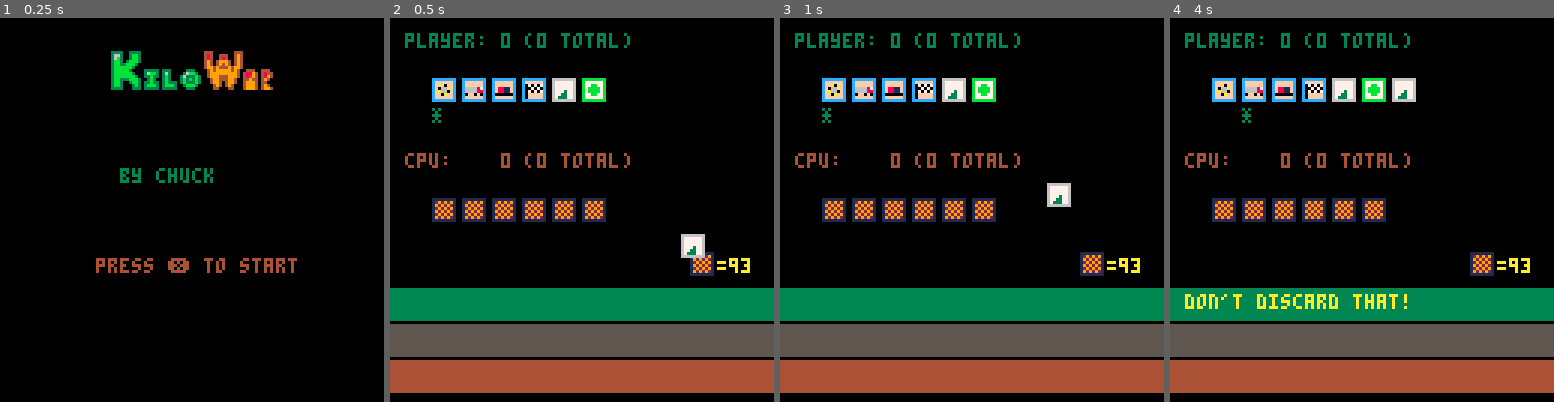
Above: before the commit, frames 1-4 (left to right).
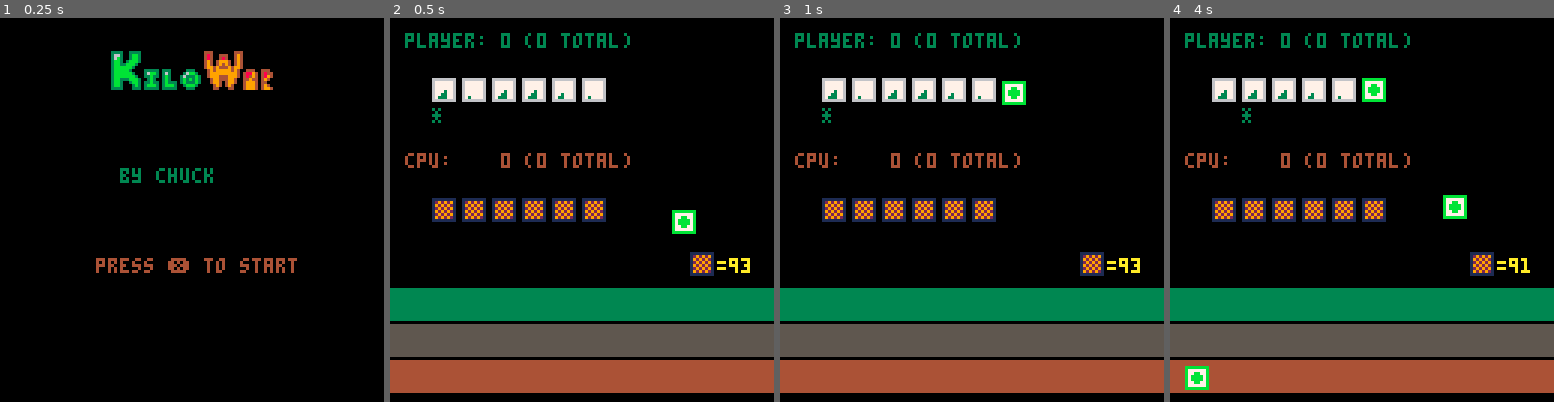
Above: after the commit, the same moments.

Repository: charles-christiansen/kilowar
Game: PICO-8 cartridge kilowar.p8
The game is run twice, just before and just after one commit, with the same random seed, the same clock (stepped at 60 frames per second) and the same inputs.
Inputs:
- Up to frame 1 (0.25 s): no input
- Up to frame 2 (0.5 s): tap X (X key) at 0.33 s
- Up to frame 3 (1 s): tap O (Z key) at 0.7 s
- Up to frame 4 (4 s): tap X (X key) at 1.07, 1.85, 2.97 s; hold Right 1.6-2.1 s; tap O (Z key) every 0.4 s from 1.7 to 3.7 s; hold Up 2.15-2.42 s; hold Right 2.47-3.03 s; hold Left 3.08-3.58 s; hold Down 3.63-3.97 s

Frame 1 is identical in both runs. In frame 2, 2.6% of the frame differs, in the area x 10-83%, y 15-63%; in frame 3, 2.6%; in frame 4, 3.7%, in the area x 3-94%, y 15-97%.

Commit message:
all gameplay rules fully implemented and working

Diff:
--- a/kilowar.p8
+++ b/kilowar.p8
@@ -4,17 +4,13 @@
 --init functions
 
 --TODO:
-----4. finish coup fourre!
--------- cpu play
--------- rotate safety cards?
-----5. finish race over screen showing points earned
+----2. finish race over screen showing points earned
 -------- handle draw condition
 -------- display scores in correct player colors
-----6. match over screen
-----7. difficulty levels
-----8. w-l record save/clear
-----9. better sprites
----10. card legend screen
+----4. difficulty levels
+----5. w-l record save/clear
+----6. better sprites
+----7. card legend screen
 
 function _init()
 	deck = shuffledeck()
@@ -43,7 +39,8 @@
 	cancfcard = nil
 	drawncard = nil
 	multidraw = false
-	cardplayspeed = 0.01
+	safetyplay = 0
+	cardplayspeed = 0.025
 	mode = "start"
 	playercardptr = 1
 	deckx = 100
@@ -74,8 +71,9 @@
 	windelay = 0
 	winsafe = 0
 	winext = 0
-
-	cheat = true
+	wincol = 7
+
+	cheat = false
 	palt(14,true)
 	palt(0,false)
 end
@@ -152,6 +150,8 @@
 		update_start()
 	elseif mode == "raceover" then
 		update_raceover()
+	elseif mode == "matchover" then
+		update_matchover()
 	else
 		update_game()
 	end
@@ -170,28 +170,22 @@
 	end
 end
 
+function update_matchover()
+	if btnp(5) then
+		newmatch()
+		mode = "game"
+	end
+end
+
 function update_game()
 	-- check for race win condition
 	if #racewinner == 0 and not drawupinprogress and not turninprogress and not playinprogress and not discardinprogress then
 		racewinner = isracewon()
 	end
 	if matchover then
-		debug = "*** "..matchwinner.." wins the match ***"
-		cpudebug = "press ❎ to start a new match!"
-		if btnp(5) then
-			newmatch()
-		end
+		mode = "matchover"
 	elseif raceover then
 		mode = "raceover"
---		if racewinner == "draw" then
---			debug = "nobody finished the race"
---		else
---			debug = racewinner.." wins!"
---		end
---		cpudebug = "press ❎ to start the next race!"
---		if btnp(5) then
---			newrace()
---		end
 	elseif #racewinner > 0 then
 		if curgoal == stdgoal then
 			if racewinner == "player" then
@@ -280,15 +274,29 @@
 		end
 
 		if cancf then
-			cpudebug = "⬆️ to coup fourre!"
-			if btnp(2) then
-				playcoupfourre(player,cpu)
-				playinprogress = false
-				turninprogress = false
-				cancf = false
-				iscf = true
-			end
-		else
+			if currentplayer.name==player.name then
+				-- cpu can coup fourre
+				-- cpu will call it 75% of the time
+				if flr(rnd(100))+1 > 25 then
+					cpudebug = "~~~~~coup fourre!~~~~~"
+					playcoupfourre(cpu,player)
+					playinprogress = false
+					turninprogress = false
+					cancf = false
+					iscf = true
+				end
+			else
+				-- player can coup fourre
+				cpudebug = "⬆️ to coup fourre!"
+				if btnp(2) then
+					playcoupfourre(player,cpu)
+					playinprogress = false
+					turninprogress = false
+					cancf = false
+					iscf = true
+				end
+			end
+		elseif cpudebug != "~~~~~coup fourre!~~~~~" then
 			cpudebug = ""
 		end
 
@@ -301,7 +309,7 @@
 					currentplayer = player
 				end
 			end
-			draw_up(currentplayer,iscf)
+			draw_up(currentplayer)
 			if iscf then
 				multidraw = true
 			else
@@ -415,6 +423,9 @@
 				turninprogress = false
 				drawupinprogress = false
 			end
+			if not cancf then
+				cpudebug = ""
+			end
 		else
 			if currentplayer.name==player.name then
 				if btnp(1) then
@@ -423,27 +434,26 @@
 						playercardptr = 1
 					end
 					debug=""
-					sfx(0)
+					--sfx(0)
 				elseif btnp(0) then
 					playercardptr -= 1
 					if playercardptr == 0 then
 						playercardptr = #(player.hand)
 					end
 					debug=""
-					sfx(0)
+					--sfx(0)
 				elseif btnp(5) then
 					if checkvalidplay(player,cpu,player.hand[playercardptr]) then
 						debug=""
 						playedcard = player.hand[playercardptr]
 						player.prevupcard = player.upcard
 						cpu.prevupcard = cpu.upcard
-						cancf = checkforcf(cpu.hand,playedcard)
 						playcard(player,cpu,player.hand[playercardptr])
 						animatecard(playedcard,player,cpu)
 						if playercardptr > #(player.hand) then
 							playercardptr-=1
 						end
-						sfx(playedcard.fx)
+						--sfx(playedcard.fx)
 						playinprogress = true
 					else
 						debug = "invalid play: " .. player.hand[playercardptr].name
@@ -456,7 +466,7 @@
 						if playercardptr > #(player.hand) then
 							playercardptr-=1
 						end
-						sfx(2)
+						--sfx(2)
 						discardinprogress = true
 					end
 				end
@@ -467,26 +477,51 @@
 				---- 2 = hard (plays to stop player when possible)
 				for i=1,#(cpu.hand) do
 					if checkvalidplay(cpu,player,cpu.hand[i]) then
-						debug=""
-						--cpudebug="cpu plays "..cpu.hand[i].name
-						playedcard = cpu.hand[i]
-						player.prevupcard = player.upcard
-						cpu.prevupcard = cpu.upcard
-						--cancf = checkforcf(player.hand,playedcard)
-						playcard(cpu,player,cpu.hand[i])
-						animatecard(playedcard,cpu,player)
-						sfx(playedcard.fx)
-						playinprogress = true
-						return
+						if cpu.hand[i].type == "f" and ((player.score < 600 and curgoal == stdgoal) or (player.score < 900 and curgoal == extgoal) or #deck == 0) then
+							safetyplay = i
+						else
+							debug=""
+							playedcard = cpu.hand[i]
+							player.prevupcard = player.upcard
+							cpu.prevupcard = cpu.upcard
+							playcard(cpu,player,cpu.hand[i])
+							animatecard(playedcard,cpu,player)
+							--sfx(playedcard.fx)
+							safetyplay = 0
+							playinprogress = true
+							return
+						end
 					end
 				end
 
-				-- cpu is unable to play, needs to discard
-				debug=""
-				--cpudebug="cpu discards "..cpu.hand[1].name
-				discard(cpu,cpu.hand[1])
-				sfx(2)
-				discardinprogress = true
+				-- we'll favor discarding over playing a safety
+				-- for the first half of the deck unless the upcard
+				-- is the matching hazard
+				-- otherwise save them for coup fourre!
+				if safetyplay > 0 and ((cpu.upcard != nil and cpu.upcard.safety == cpu.hand[safetyplay].name) or #deck < 53) then
+					debug=""
+					playedcard = cpu.hand[safetyplay]
+					player.prevupcard = player.upcard
+					cpu.prevupcard = cpu.upcard
+					playcard(cpu,player,cpu.hand[safetyplay])
+					animatecard(playedcard,cpu,player)
+					--sfx(playedcard.fx)
+					safetyplay = 0
+					playinprogress = true
+				else
+					-- cpu is unable to play, needs to discard
+					debug=""
+					if #cpu.hand > 0 then
+						for i=1,#(cpu.hand) do
+							if cpu.hand[i].type != "f" or #cpu.hand < 5 then
+								discard(cpu,cpu.hand[i])
+								break
+							end
+						end
+						--sfx(2)
+						discardinprogress = true
+					end
+				end
 			end
 		end
 	end
@@ -498,29 +533,72 @@
 		draw_start()
 	elseif mode == "raceover" then
 		draw_raceover()
+	elseif mode == "matchover" then
+		draw_matchover()
 	else
 		draw_game()
 	end
 end
 
+function draw_matchover()
+	cls()
+	print("***** "..matchwinner.." wins the match! *****",5,5,7)
+	print("final scores",25,25,7)
+	if matchwinner == "player" then
+		print("player: "..player.total,5,35,player.col)
+		print("cpu: "..cpu.total,5,43,cpu.col)
+	else
+		print("cpu: "..cpu.total,5,35,cpu.col)
+		print("player: "..player.total,5,43,player.col)
+	end
+	print("press ❎ to start a new match!",5,63,4)
+end
+
 function draw_raceover()
 	cls()
-	print(winname.." wins!",5,5,7)
-	print("kilos: "..winscore,5,13,7)
-	print("win bonus: "..winpts,5,21,7)
-	print("safeties: "..winsft,5,29,7)
-	print("coup fourre: "..wincfs,5,37,7)
-	print("all 4 safeties: "..winall4,5,45,7)
-	print("shutout: "..winshut,5,53,7)
-	print("delayed win: "..windelay,5,61,7)
-	print("safe trip: "..winsafe,5,69,7)
-	print("extension: "..winext,5,77,7)
-	if winname == "player" then
-		print("=====race total: "..playerraceoverpoints.."=====",5,90,7)
+	if winname != "draw" then
+		print(winname.." wins!",5,5,wincol)
+		print("kilos: "..winscore,5,13,wincol)
+		print("win bonus: "..winpts,5,21,wincol)
+		print("safeties: "..winsft,5,29,wincol)
+		print("coup fourre: "..wincfs,5,37,wincol)
+		print("all 4 safeties: "..winall4,5,45,wincol)
+		print("shutout: "..winshut,5,53,wincol)
+		print("delayed win: "..windelay,5,61,wincol)
+		print("safe trip: "..winsafe,5,69,wincol)
+		print("extension: "..winext,5,77,wincol)
 	else
-		print("=====race total: "..cpuraceoverpoints.."=====",5,90,7)
-	end
-	print("press ❎ for next race!",5,100,4)
+		print("nobody won the race",5,5,wincol)
+		print("player kilos: "..player.score,5,13,player.col)
+		print("cpu kilos: "..cpu.score,5,21,cpu.col)
+		print("player safeties: "..#(player.safeties)*100,5,29,player.col)
+		print("cpu safeties: "..#(cpu.safeties)*100,5,37,cpu.col)
+		print("player coup fourre: "..player.cfs*300,5,45,player.col)
+		print("cpu coup fourre: "..cpu.cfs*300,5,53,cpu.col)
+		if #player.safeties == 4 then
+			print("player all safeties: 400",5,61,player.col)
+		else
+			print("player all safeties: 0",5,61,player.col)
+		end
+		if #cpu.safeties == 4 then
+			print("cpu all safeties: 400",5,69,cpu.col)
+		else
+			print("cpu all safeties: 0",5,69,cpu.col)
+		end
+		if calledext == "cpu" then
+			print("player extension stop: 200",5,77,player.col)
+		else
+			print("player extension stop: 0",5,77,player.col)
+		end
+		if calledext == "player" then
+			print("cpu extension stop: 200",5,85,cpu.col)
+		else
+			print("cpu extension stop: 0",5,85,cpu.col)
+		end
+	end
+	print("=====player race total: "..playerraceoverpoints.."=====",5,93,player.col)
+	print("=====cpu race total: "..cpuraceoverpoints.."=====",5,103,cpu.col)
+	print("press ❎ for next race!",5,113,4)
 end
 
 function draw_start()
@@ -584,11 +662,11 @@
 		if cpu.safeties[i].iscf then
 			pal(12,7)
 			pal(15,9)
-		else
---			pal(7,12)
---			pal(9,15)
 		end
 		spr(cpu.safeties[i].sprite,cpubox.x+88+(10*(i-1)),cpubox.y+2)
+		pal()
+		palt(14,true)
+		palt(0,false)
 	end
 	pal()
 	palt(14,true)
@@ -669,6 +747,8 @@
 	playedcardtarget = nil
 	discardedcard = nil
 	drawncard = nil
+	multidraw = false
+	safetyplay = 0
 	deck=shuffledeck()
 	debug=""
 	cpudebug=""
@@ -679,6 +759,7 @@
 	curgoal=stdgoal
 	calledext="nobody"
 	cancf = false
+	iscf = false
 	cancfcard = nil
 	winname = ""
 	winscore = 0
@@ -690,9 +771,10 @@
 	windelay = 0
 	winsafe = 0
 	winext = 0
-end
-
-function draw_up(_curplayer,_cf)
+	wincol = 7
+end
+
+function draw_up(_curplayer)
 	card = deck[1]
 	if card != nil then
 		card.x = (#_curplayer.hand + 1) * 10 + 4
@@ -890,7 +972,7 @@
 		_player.upcard = clonecard(_card)
 		-- add value to player's score
 		_player.score += _player.upcard.value
-		if _player.upcard.value == 200 then
+		if _card.value == 200 then
 			_player.num200s+=1
 		end
 	elseif _card.type == "f" then
@@ -904,6 +986,8 @@
 		end
 		-- add card to player safeties
 		add(_player.safeties,clonecard(_card))
+		-- same player goes again!
+		multidraw = true
 	elseif _card.type == "v" then
 		_player.limit = false
 	elseif _card.type == "g" or _card.type == "r" then
@@ -914,27 +998,30 @@
 end
 
 function playcoupfourre(_player,_opponent)
-	-- for coup fourres, we:
-	---- remove played card
-	---- revert to previous upcard
-	---- palette swap safety card colors
-	---- add card to safeties
-	---- add one to cfs total
-	---- end turn
-	card = nil
-	for i=1,#_player.hand do
-		if _player.hand[i].name == playedcard.safety then
-			card = _player.hand[i]
-		end
-	end
-	playedcard = nil
-	_player.upcard = _player.prevupcard
-	_player.prevupcard = nil
-	card.iscf = true
-	add(_player.safeties,clonecard(card))
-	del(_player.hand,card)
-	recalculatehandpos(_player)
-	_player.cfs += 1
+	-- possible race condition where
+	-- the played card gets to its
+	-- destination as coup fourre
+	-- is being played, so check for nil
+	-- before doing anything
+	if playedcard != nil then
+		card = nil
+		for i=1,#_player.hand do
+			if _player.hand[i].name == playedcard.safety then
+				card = _player.hand[i]
+			end
+		end
+		playedcard = nil
+		_player.upcard = _player.prevupcard
+		_player.prevupcard = nil
+		card.iscf = true
+		add(_player.safeties,clonecard(card))
+		del(_player.hand,card)
+		recalculatehandpos(_player)
+		_player.cfs += 1
+		if card.name == "emergency" then
+			_player.limit = false
+		end
+	end
 end
 
 function checkforcf(_hand,_card)
@@ -983,6 +1070,16 @@
 	-- We calculate but don't add points to total here, we may call extension!
 	playerraceoverpoints = 0
 	cpuraceoverpoints = 0
+	winname = ""
+	winscore = 0
+	winsft = 0
+	wincfs = 0
+	winall4 = 0
+	winpts = 0
+	winshut = 0
+	windelay = 0
+	winsafe = 0
+	winext = 0
 
 	playerraceoverpoints += player.score
 	playerraceoverpoints += #(player.safeties) * 100
@@ -998,13 +1095,13 @@
 	end
 	if winner.name == "player" then
 		winname = "player"
+		wincol = player.col
 		winscore = player.score
 		winsft = #(player.safeties) * 100
 		wincfs = player.cfs * 300
 		if #(player.safeties) == 4 then
 			winall4 = 400
 		end
-		winpts = 400
 
 		-- race winner gets 400 points
 		playerraceoverpoints += 400
@@ -1034,31 +1131,47 @@
 			winext = 200
 		end
 	elseif winner.name == "cpu" then
+		winname = "cpu"
+		wincol = cpu.col
+		winscore = cpu.score
+		winsft = #(cpu.safeties) * 100
+		wincfs = cpu.cfs * 300
+		if #(cpu.safeties) == 4 then
+			winall4 = 400
+		end
+
 		-- race winner gets 400 points
 		cpuraceoverpoints += 400
+		winpts = 400
 
 		if loser.score == 0 then
 			-- shutout, 500 points
 			cpuraceoverpoints += 500
+			winshut = 500
 		end
 
 		if #deck == 0 then
 			-- delayed action, 300 points
 			cpuraceoverpoints += 300
+			windelay = 300
 		end
 
 		if winner.num200s == 0 then
 			-- safe trip, 300 points
 			cpuraceoverpoints += 300
+			winsafe = 300
 		end
 
 		if curgoal == extgoal then
 			-- extension, 200 points
 			cpuraceoverpoints += 200
+			winext = 200
 		end
 	elseif winner.name == "draw" then
 		-- if we end in a draw during an extension,
 		-- the non-calling player steals the bonus
+		wincol = 7
+		winname = "draw"
 		if calledext == "player" then
 			cpuraceoverpoints += 200
 		elseif calledext == "cpu" then
